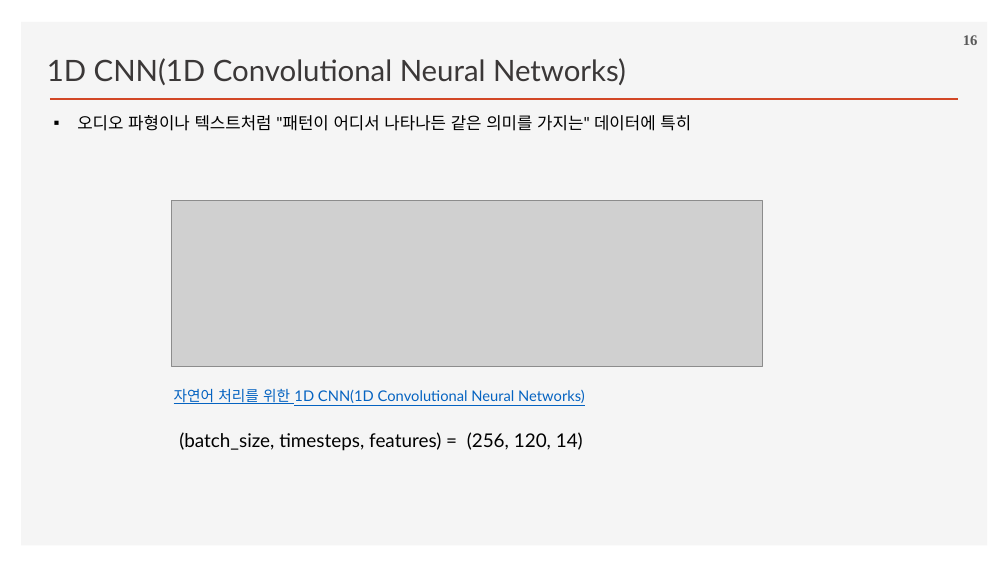
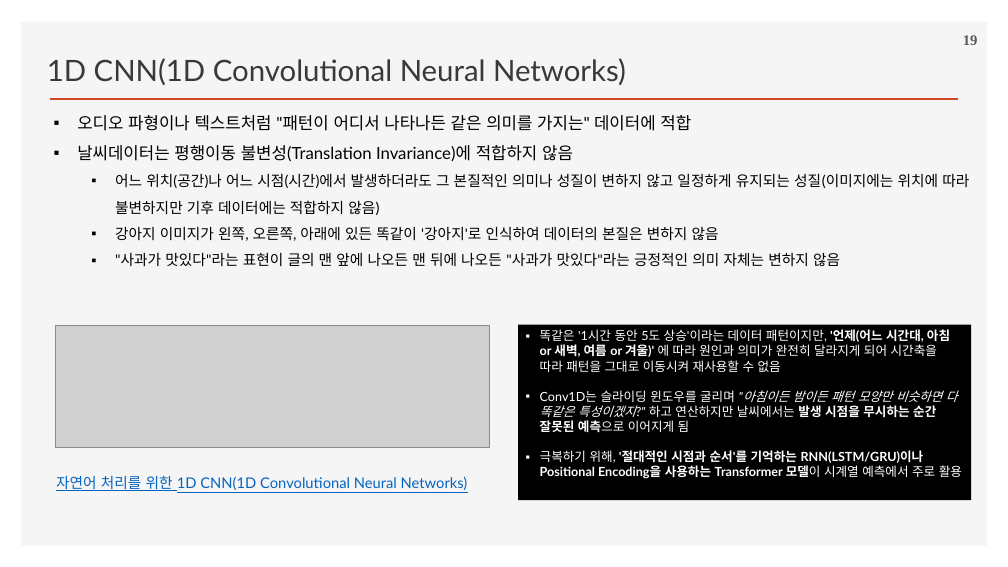
Before and after one commit to ancestor9/2026_Fall_Deep-Learning-with-Python, a slide deck: slide 19 of Chapter 13 Timeseries forecasting.pptx (slide 16 before the commit). Drawn at 1008x567 pixels with LibreOffice and Linux fonts; fonts in the diff are those of the drawing; grey boxes stand for pictures; background and template pictures are left out. Boxes give left, top, right and bottom in pixels: in the first picture for what was removed or moved away, otherwise in the second. Text is boxed around its words. In the diff, an @@ line names an element or a change of style, - is before the commit and + after.

```diff
--- a/Chapter 13 Timeseries forecasting.pptx
+++ b/Chapter 13 Timeseries forecasting.pptx
@@ page number at [963, 35, 978, 45]: text changed @@
-16
+19
@@ text at [77, 115, 969, 266]: text changed; size 16 to 14 pt @@
-▪ 오디오 파형이나 텍스트처럼 "패턴이 어디서 나타나든 같은 의미를 가지는" 데이터에 특히
+▪ 오디오 파형이나 텍스트처럼 "패턴이 어디서 나타나든 같은 의미를 가지는" 데이터에 적합
+▪ 날씨데이터는 평행이동 불변성(Translation Invariance)에 적합하지 않음
+  ▪ 어느 위치(공간)나 어느 시점(시간)에서 발생하더라도 그 본질적인 의미나 성질이 변하지 않고 일정하게 유지되는 성질(이미지에는 위치에 따라 불변하지만 기후 데이터에는 적합하지 않음)
+  ▪ 강아지 이미지가 왼쪽, 오른쪽, 아래에 있든 똑같이 '강아지'로 인식하여 데이터의 본질은 변하지 않음
+  ▪ "사과가 맛있다"라는 표현이 글의 맨 앞에 나오든 맨 뒤에 나오든 "사과가 맛있다"라는 긍정적인 의미 자체는 변하지 않음
@@ picture: place and size @@
-picture at [172, 200, 763, 366]
+picture at [55, 325, 489, 447]
@@ rectangle added at [518, 324, 971, 500], fill #000000, 12 pt, text #FFFFFF @@
+▪ 똑같은 '1시간 동안 5도 상승'이라는 데이터 패턴이지만, '언제(어느 시간대, 아침 or 새벽, 여름 or 겨울)' 에 따라 원인과 의미가 완전히 달라지게 되어 시간축을 따라 패턴을 그대로 이동시켜 재사용할 수 없음
+▪ Conv1D는 슬라이딩 윈도우를 굴리며 "아침이든 밤이든 패턴 모양만 비슷하면 다 똑같은 특성이겠지?" 하고 연산하지만 날씨에서는 발생 시점을 무시하는 순간 잘못된 예측으로 이어지게 됨
+▪ 극복하기 위해, '절대적인 시점과 순서'를 기억하는 RNN(LSTM/GRU)이나 Positional Encoding을 사용하는 Transformer 모델이 시계열 예측에서 주로 활용
@@ text removed at [179, 432, 583, 451] @@
-(batch_size, timesteps, features) = (256, 120, 14)
@@ text "자연어 처리를 위한 1D CNN(1D ...": place and size @@
-text "자연어 처리를 위한 1D CNN(1D ..." at [174, 389, 585, 404]
+text "자연어 처리를 위한 1D CNN(1D ..." at [56, 476, 468, 491]
```
Also in this commit, not shown: 15 other slides changed, 5 slides added.
